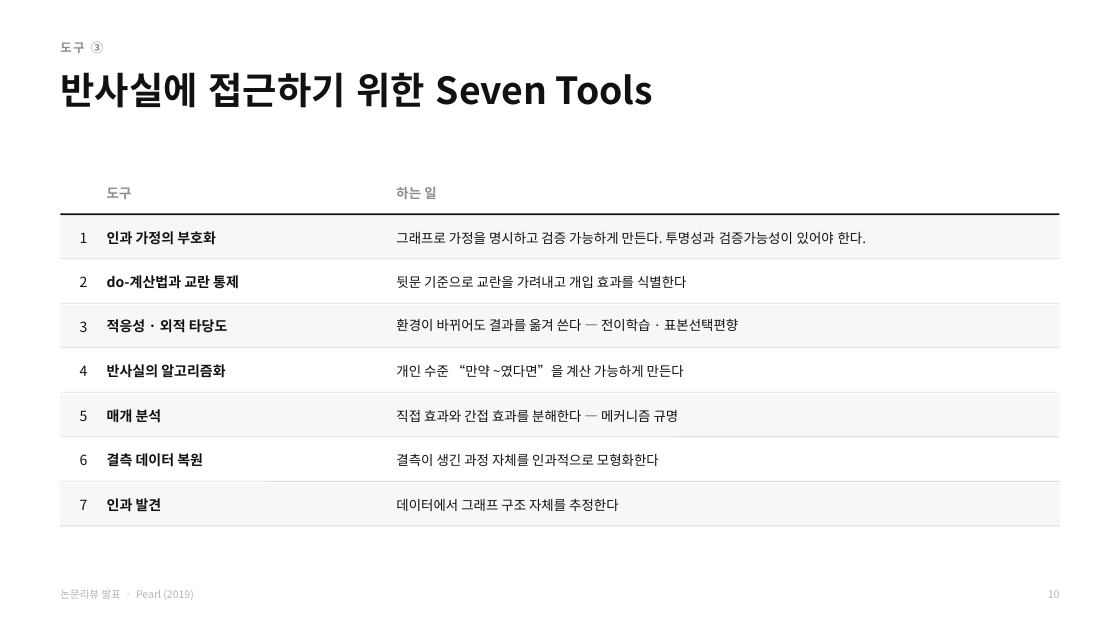
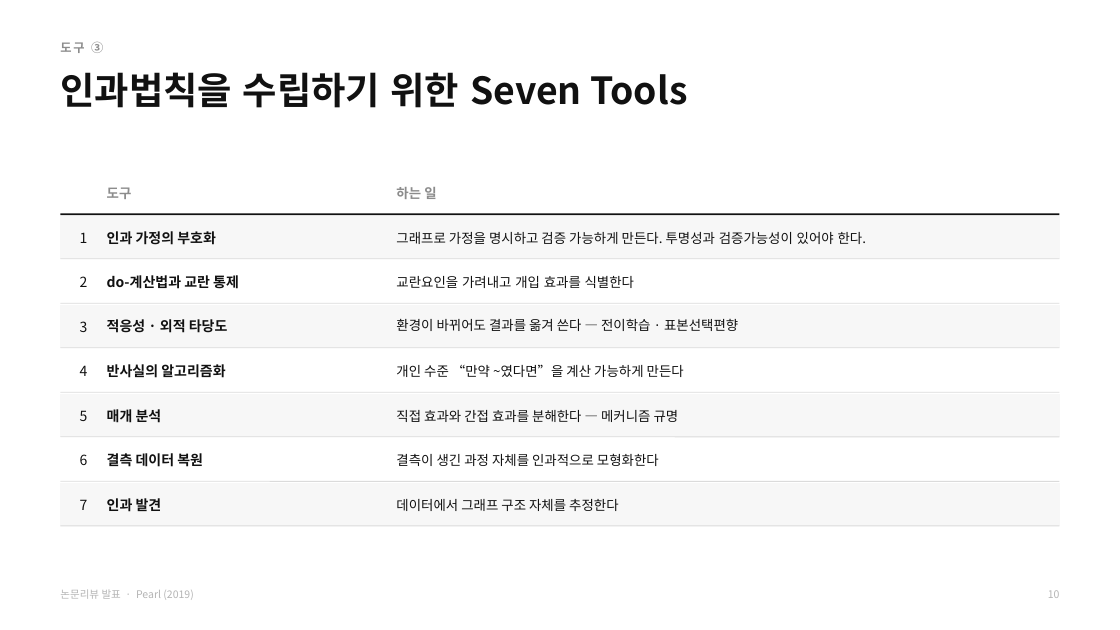
Before and after one commit to HUFS-DAT/dat-datasets, a slide deck: slide 16 of submissions/8기/CREDIT/Credit_논문리뷰.pptx (slide 17 before the commit). Drawn at 1120x630 pixels with LibreOffice and Linux fonts; fonts in the diff are those of the drawing. Boxes give left, top, right and bottom in pixels: in the first picture for what was removed or moved away, otherwise in the second. Text is boxed around its words. In the diff, an @@ line names an element or a change of style, - is before the commit and + after.

```diff
--- a/submissions/8기/CREDIT/Credit_논문리뷰.pptx
+++ b/submissions/8기/CREDIT/Credit_논문리뷰.pptx
@@ text at (x1=60, y1=72, x2=687, y2=108): text changed @@
-반사실에 접근하기 위한 Seven Tools
+인과법칙을 수립하기 위한 Seven Tools
@@ text at (x1=396, y1=276, x2=634, y2=288): text changed @@
-뒷문 기준으로 교란을 가려내고 개입 효과를 식별한다
+교란요인을 가려내고 개입 효과를 식별한다
```
Also in this commit, not shown: 8 other slides changed, 2 slides added, 5 slides removed.
